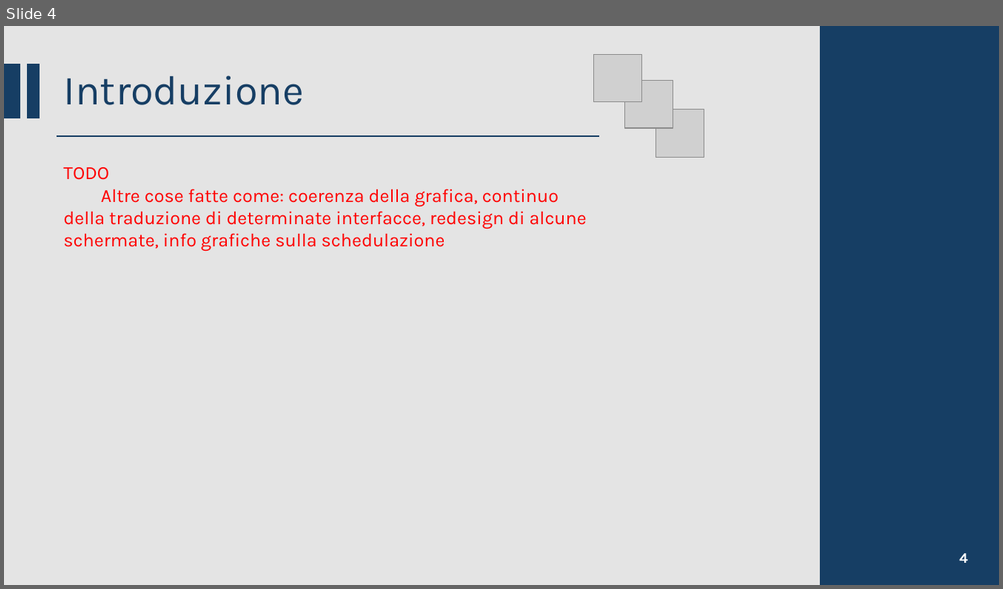
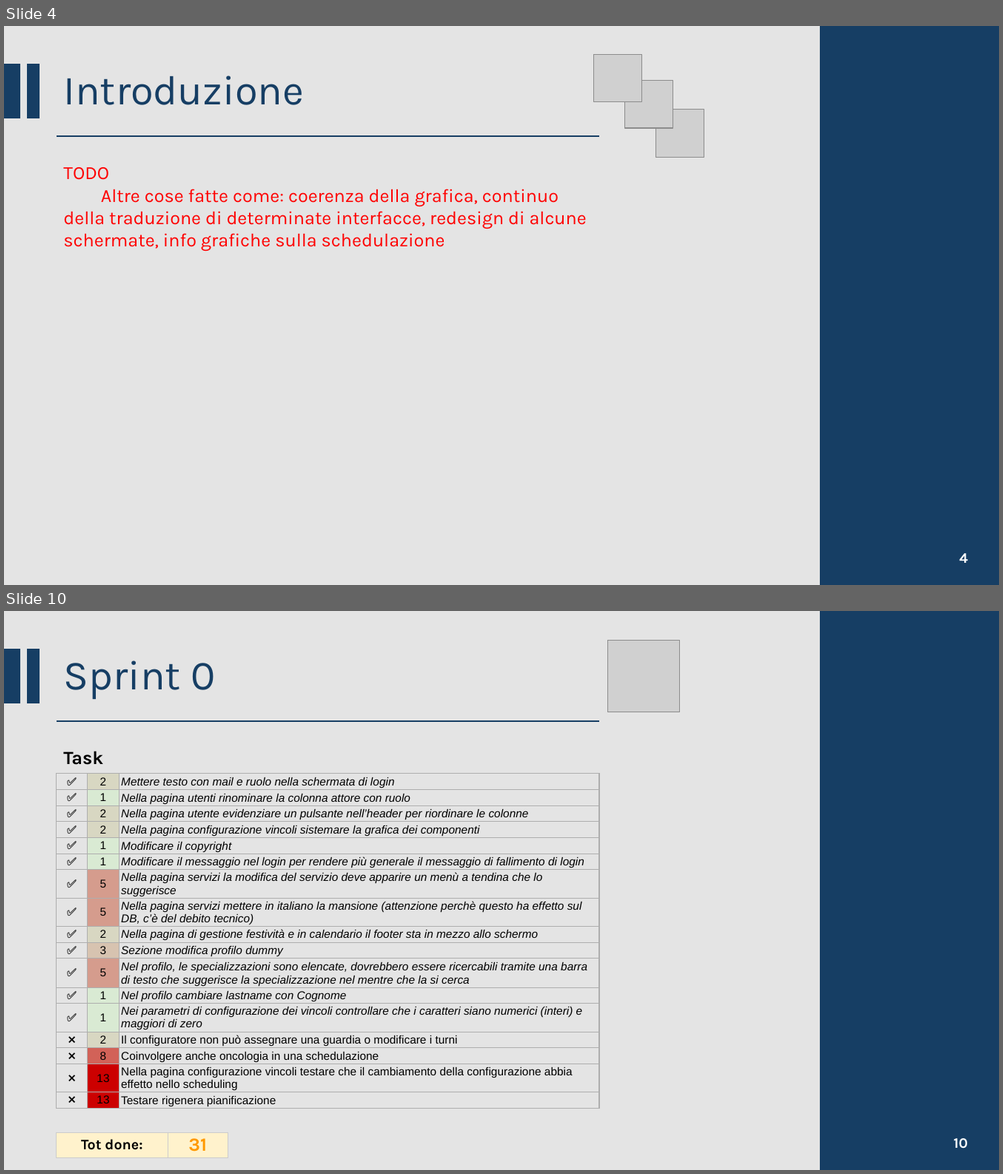
Before and after one commit to CSW-Teams/MS3-docs, a slide deck: ShiftsHappen/Sprint 5/CSW Sprint 5.pptm. Shown one above the other, each under a label of ours: slide 4 before the commit, slides 4 and 10 after it; the slides between them are not shown. The pictures are 1003x589 and 1003x1174 pixels, drawn with LibreOffice and Linux fonts; fonts in the diff are those of the drawing; grey boxes stand for pictures. Boxes give left, top, right and bottom in pixels: in the first picture for what was removed or moved away, otherwise in the second. Text is boxed around its words. In the diff, an @@ line names an element or a change of style, - is before the commit and + after.

Commit message:
Added slides for Sprint 0

```diff
--- a/ShiftsHappen/Sprint 5/CSW Sprint 5.pptm
+++ b/ShiftsHappen/Sprint 5/CSW Sprint 5.pptm
@@ slide 10 added at box(4, 611, 999, 1170), background #D9D9D9 at 70% opacity @@
@@ rectangle added at box(821, 611, 999, 1170), fill #163E64, outline #163E64 1.5 pt @@
@@ rectangle added at box(4, 649, 20, 703), fill #163E64, outline #163E64 1.5 pt @@
@@ rectangle added at box(28, 649, 39, 703), fill #163E64, outline #163E64 1.5 pt @@
@@ picture added at box(608, 640, 680, 712) @@
@@ title added at box(64, 661, 215, 699), 40 pt, text #163E64 @@
+Sprint 0
@@ line added from (57, 721) to (600, 721), #163E64 1.5 pt @@
@@ text added at box(63, 751, 103, 765), 18 pt, text #000000, bold @@
+Task
@@ table added at box(57, 774, 600, 1125), 17 rows, 3 columns @@
+✅ | 2 | Mettere testo con mail e ruolo nella schermata di login
+✅ | 1 | Nella pagina utenti rinominare la colonna attore con ruolo
+✅ | 2 | Nella pagina utente evidenziare un pulsante nell’header per riordinare le colonne
+✅ | 2 | Nella pagina configurazione vincoli sistemare la grafica dei componenti
+✅ | 1 | Modificare il copyright
+✅ | 1 | Modificare il messaggio nel login per rendere più generale il messaggio di fallimento di login
+✅ | 5 | Nella pagina servizi la modifica del servizio deve apparire un menù a tendina che lo suggerisce
+✅ | 5 | Nella pagina servizi mettere in italiano la mansione (attenzione perchè questo ha effetto sul DB, c’è del debito tecnico)
+✅ | 2 | Nella pagina di gestione festività e in calendario il footer sta in mezzo allo schermo
+✅ | 3 | Sezione modifica profilo dummy
+✅ | 5 | Nel profilo, le specializzazioni sono elencate, dovrebbero essere ricercabili tramite una barra di testo che suggerisce la specializzazione nel mentre che la si cerca
+✅ | 1 | Nel profilo cambiare lastname con Cognome
+✅ | 1 | Nei parametri di configurazione dei vincoli controllare che i caratteri siano numerici (interi) e maggiori di zero
+❌ | 2 | Il configuratore non può assegnare una guardia o modificare i turni
+❌ | 8 | Coinvolgere anche oncologia in una schedulazione
+❌ | 13 | Nella pagina configurazione vincoli testare che il cambiamento della configurazione abbia effetto nello scheduling
+❌ | 13 | Testare rigenera pianificazione
@@ table added at box(57, 1133, 227, 1159), 1 rows, 2 columns @@
+Tot done: | 31
@@ page number added at box(953, 1139, 967, 1149), 14 pt, text #FFFFFF, bold @@
+10
```
Also in this commit, not shown: 8 slides changed, 2 other slides added.
